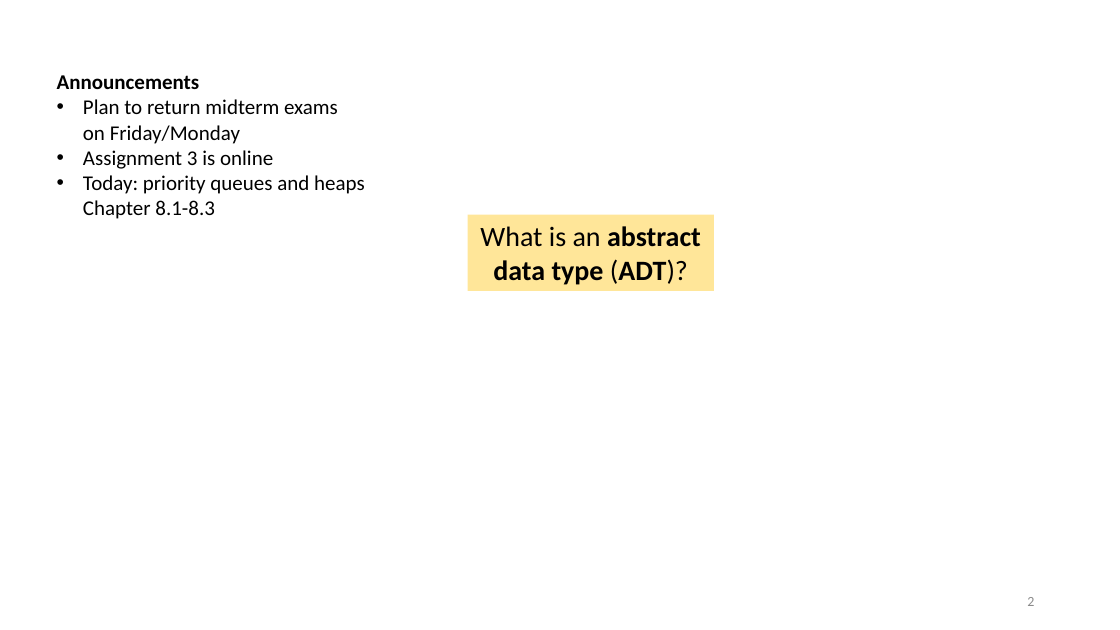
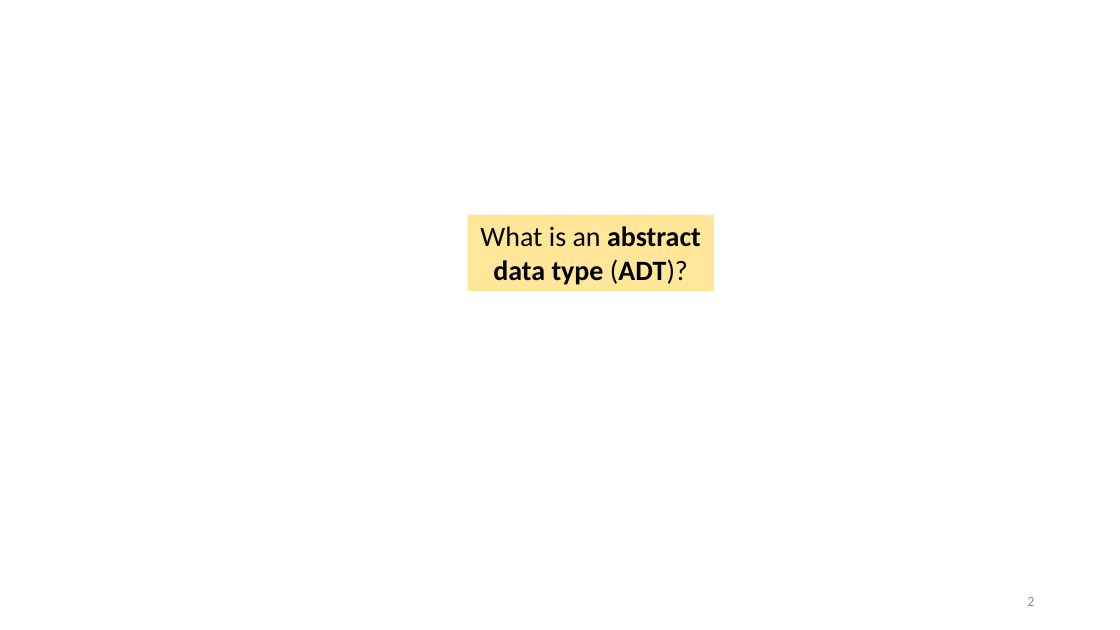
Before and after one commit to tjd1234/cmpt225fall2023, a slide deck: slide 2 of lecture_notes/week7/week7_priority_queues.pptx. Drawn at 1120x630 pixels with LibreOffice and Linux fonts; fonts in the diff are those of the drawing. Boxes give left, top, right and bottom in pixels: in the first picture for what was removed or moved away, otherwise in the second. Text is boxed around its words. In the diff, an @@ line names an element or a change of style, - is before the commit and + after.

```diff
--- a/lecture_notes/week7/week7_priority_queues.pptx
+++ b/lecture_notes/week7/week7_priority_queues.pptx
@@ text removed at (57, 75, 365, 219) @@
-Announcements
-• Plan to return midterm exams
-  on Friday/Monday
-• Assignment 3 is online
-• Today: priority queues and heaps
-  Chapter 8.1-8.3
```
Also in this commit, not shown: 14 other slides changed, 1 other file.
